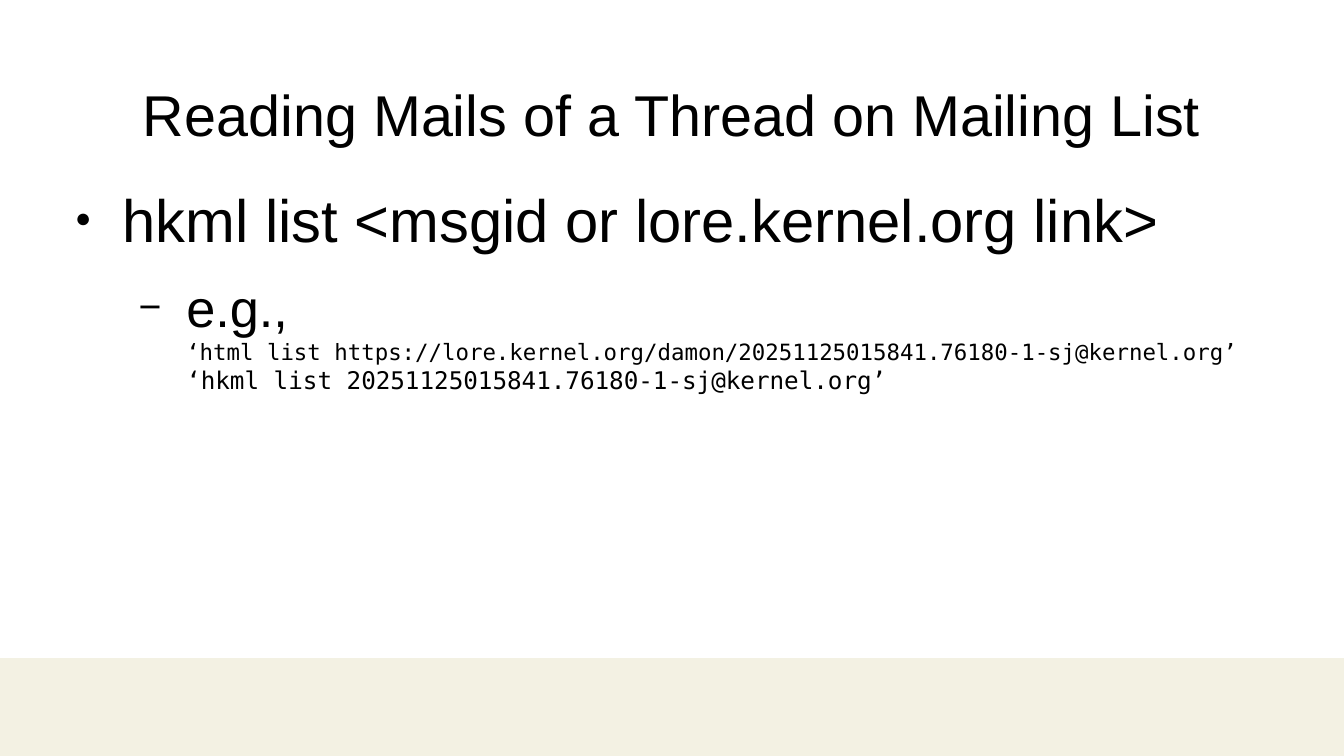
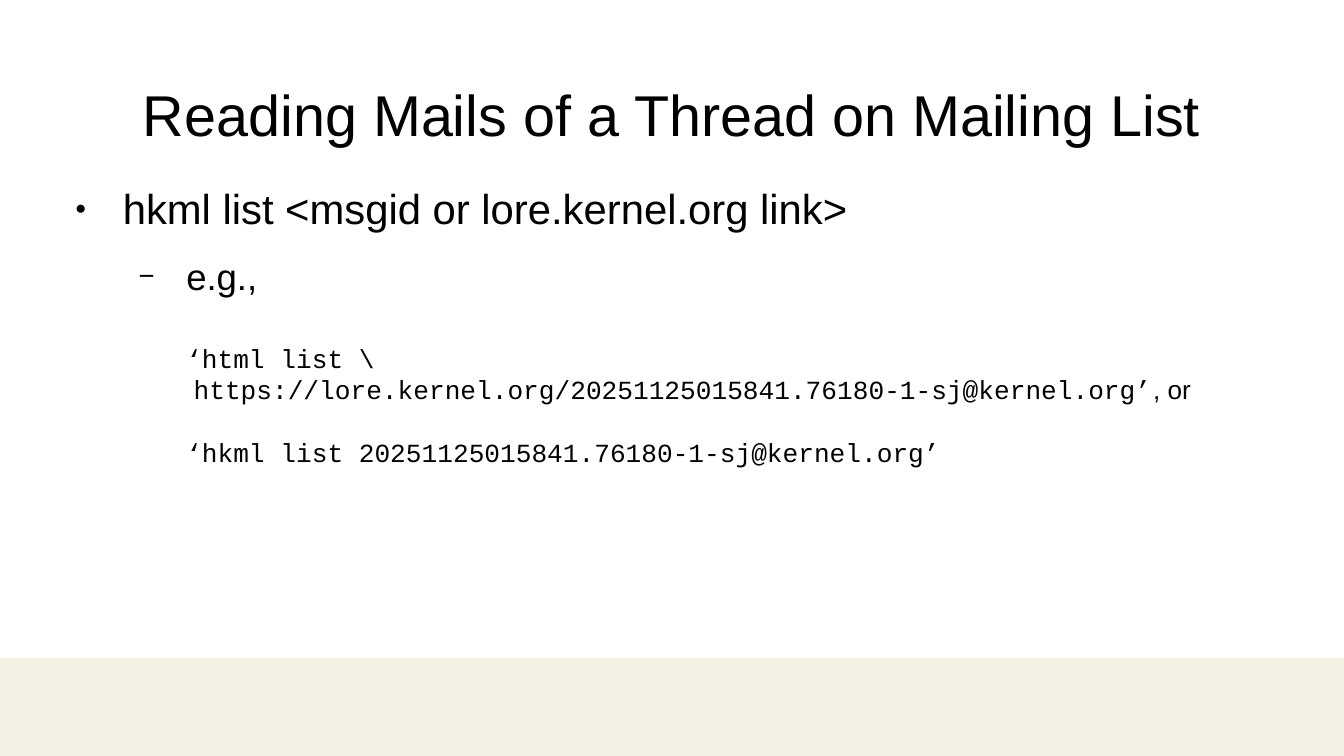
Before and after one commit to damonitor/talks, a slide deck: slide 18 of 2025/ossjp/hkml_ossjp25.odp. Drawn at 1344x756 pixels with LibreOffice and Linux fonts; fonts in the diff are those of the drawing; background and template pictures are left out. Boxes give left, top, right and bottom in pixels: in the first picture for what was removed or moved away, otherwise in the second. Text is boxed around its words. In the diff, an @@ line names an element or a change of style, - is before the commit and + after.

```diff
--- a/2025/ossjp/hkml_ossjp25.odp
+++ b/2025/ossjp/hkml_ossjp25.odp
@@ text at <box>123,193,847,233</box>: size 32 to 22.4 pt in "hkml list <msgid or lore.kernel.org link>" @@
@@ text at <box>186,270,1191,468</box>: text changed; size 12 to 14 pt; font DejaVu Sans Mono to Courier New @@
-  − e.g.,
-    ‘html list https://lore.kernel.org/damon/20251125015841.76180-1-sj@kernel.org’
-    ‘hkml list 20251125015841.76180-1-sj@kernel.org’
+  − e.g.,
+    ‘html list \
+    https://lore.kernel.org/20251125015841.76180-1-sj@kernel.org’, or
+    ‘hkml list 20251125015841.76180-1-sj@kernel.org’
```
Also in this commit, not shown: 18 other slides changed, 3 slides added, 4 slides removed, 1 other file.
